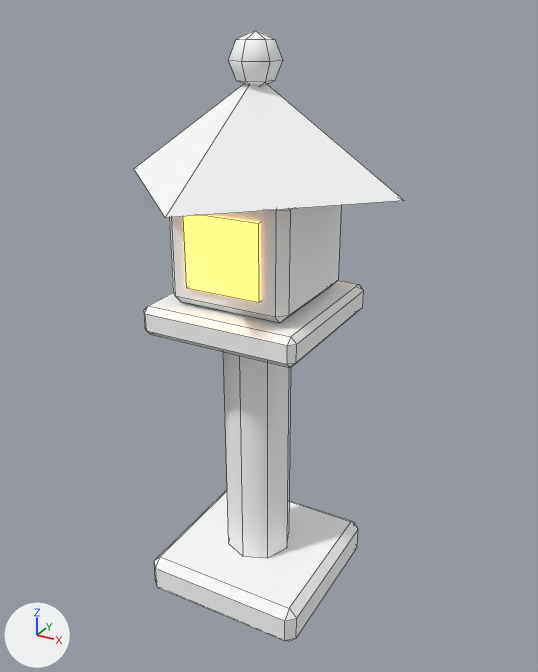
Two versions of the Blender file art/env/lantern_stone.blend, one commit apart.
Both versions are drawn from a 50 mm lens placed at (1.152, -2.015, 2.017), pointed at (0.03, 0.025, 0.997). The axes (+X, +Y, +Z) are drawn at lower left. The lights are the same throughout. The first picture is the older version. Mesh edges are drawn as thin lines. Objects named as collision shapes, trigger or cutter boxes, shadow casters or lower levels of detail are left out.

Before the edit, the objects in view are built like this:
```python
mat_vk_vcol = principled_material('VK_vcol')
mat_vk_vcol.base_color = (1.0, 1.0, 1.0)  # white #ffffff
mat_vk_vcol.roughness = 0.9
me_lanternstone = bpy.data.meshes.new('LanternStone')
me_lanternstone.from_pydata(...)  # 121 vertices, 123 faces; spans x -0.48..0.48, y -0.48..0.48, z 0.0..1.96
# faces by material slot: [117, 6]
me_lanternstone.materials.append(mat_vk_vcol)  # white #ffffff
me_lanternstone.materials.append(mat_vk_lantern)  # orange #ffc35a, glowing orange #ffc35a
ob_lanternstone = bpy.data.objects.new('LanternStone', me_lanternstone)
ob_lanternstone.location = (0.0, 0.0, 0.0)
```
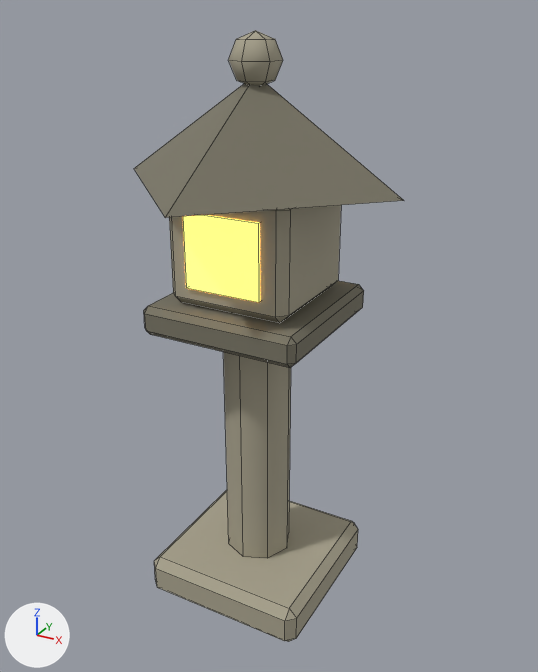
What changed in the scene script:
```text
Change mat_vk_vcol:
    where n0 = _N.new('ShaderNodeBsdfPrincipled'); n0.name = 'Principled BSDF'
    remove n0.inputs[0].default_value = (1.0, 1.0, 1.0, 1.0)  # 'Base Color', white #ffffff
    add n2 = _N.new('ShaderNodeVertexColor'); n2.name = 'Color Attribute'
    add n2.layer_name = 'Color'
    add _L.new(n2.outputs[0], n0.inputs[0])  # 'Color' to 'Base Color'
Change me_lanternstone:
    where me_lanternstone.from_pydata(...)  # 121 vertices, 123 faces; spans x -0.48..0.48, y -0.48..0.48, z 0.0..1.96
    used by ob_lanternstone; location = (0.0, 0.0, 0.0)
    me_lanternstone part 1: 117 kept faces spanning x -0.48..0.48, y -0.48..0.48, z 0.0..1.96 get new vertex colours; the middle colour goes from light grey #d5d1c5 to grey #a9a38e
```

Changed parts and their boxes (x1, y1, x2, y2) in the pictures (538 x 672 px):
'LanternStone', recoloured, surface changed (white to grey): (134, 30, 404, 642) in both
